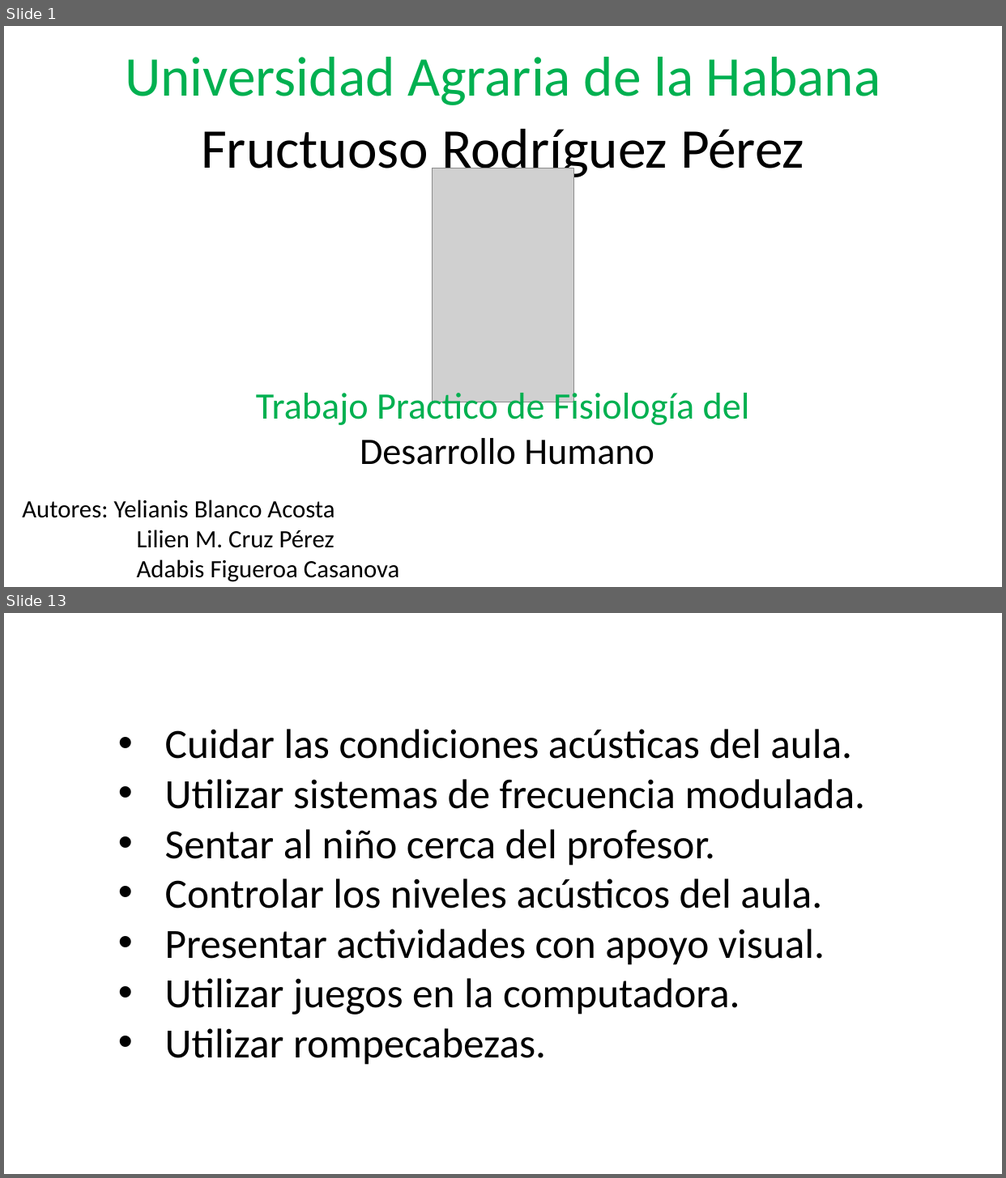
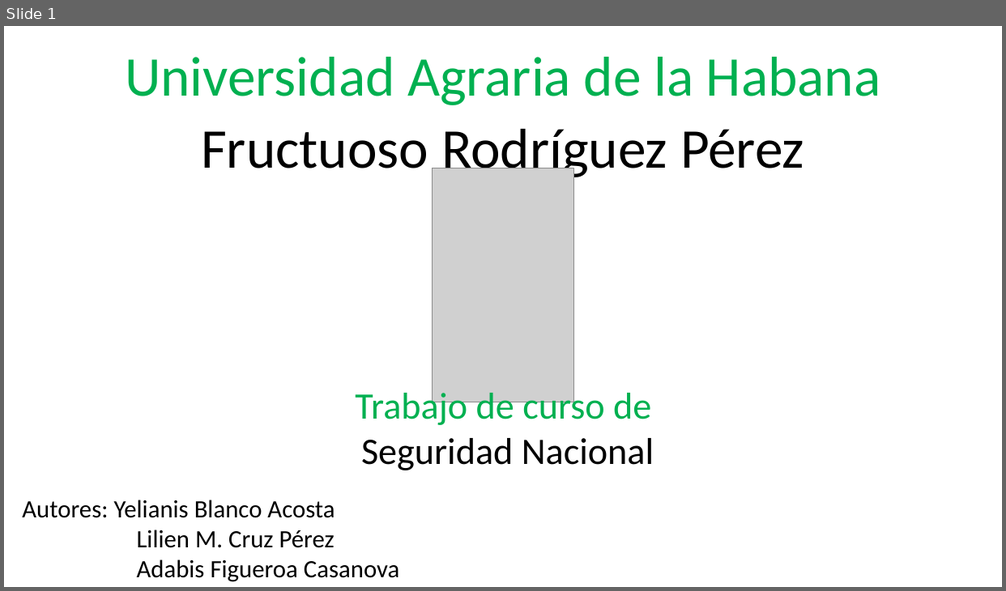
Before and after one commit to yeli120498/yeli120498, a slide deck: Ier Semestre/Seguridad Nacional/Presentacion de seguridad nacionañ.pptx. Shown one above the other, each under a label of ours: slides 1 and 13 before the commit, slide 1 after it; the slides between them are not shown. The pictures are 1006x1178 and 1006x591 pixels, drawn with LibreOffice and Linux fonts; fonts in the diff are those of the drawing; grey boxes stand for pictures. Boxes give left, top, right and bottom in pixels: in the first picture for what was removed or moved away, otherwise in the second. Text is boxed around its words. In the diff, an @@ line names an element or a change of style, - is before the commit and + after.

Commit message:
Presentacion y distribucion de la presentacion del trabajo de seguridad nacional

```diff
--- a/Ier Semestre/Seguridad Nacional/Presentacion de seguridad nacionañ.pptx
+++ b/Ier Semestre/Seguridad Nacional/Presentacion de seguridad nacionañ.pptx
@@ slide 13 removed at (4, 613, 1002, 1174), background #FFFFFF @@
@@ text removed at (165, 729, 866, 1065) @@
-• Cuidar las condiciones acústicas del aula.
-• Utilizar sistemas de frecuencia modulada.
-• Sentar al niño cerca del profesor.
-• Controlar los niveles acústicos del aula.
-• Presentar actividades con apoyo visual.
-• Utilizar juegos en la computadora.
-• Utilizar rompecabezas.
@@ slide 1 changed as well @@
@@ text at (355, 388, 654, 471): text changed; text colour #00B050 to #000000 @@
-Trabajo Practico de Fisiología del
-Desarrollo Humano
+Trabajo de curso de
+Seguridad Nacional
```
Also in this commit, not shown: 1 other slide changed, 7 slides added, 11 other slides removed, 1 other file.
